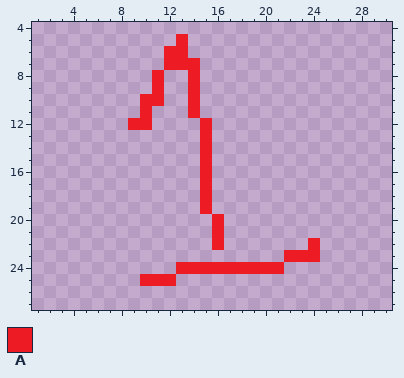
One commit to this pixel-art sprite: src/main/resources/com/letop3/ktsh/images/player/fullHeart.png. That is the earlier state.
The file is 32x32 pixels. Shown: x 1..30, y 4..27.
Palette (. is transparent): A #ed1c24
Pixels before, first column x 9:
 5 ....A...........
 6 ...AA...........
 7 ...AAA..........
 8 ..A..A..........
 9 ..A..A..........
10 .AA..A..........
11 .A...A..........
12 AA....A.........
13 ......A.........
14 ......A.........
15 ......A.........
16 ......A.........
17 ......A.........
18 ......A.........
19 ......A.........
20 .......A........
21 .......A........
22 .......A.......A
23 .............AAA
24 ....AAAAAAAAA...
25 .AAA............
New version:
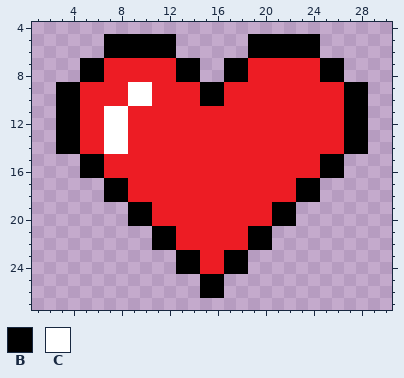
Colours new in this view: B #000000  C #ffffff
Commit message: Modif Botte ErmS, Modif heart.png
Diff:
Changed rows in their new state; - is an unchanged pixel.
first column x 3:
 5 ----BBBBBB.-----BBBBBB----
 6 ----BBBBBB.-----BBBBBB----
 7 --BBAAAAA-BB--BBAAAAAABB--
 8 --BBAAAA-ABB--BBAAAAAABB--
 9 BBAAAACC-AA-BBAAAAAAAAAABB
10 BBAAAACC-AA-BBAAAAAAAAAABB
11 BBAACCA-AAA-AAAAAAAAAAAABB
12 BBAACC--AAAA-AAAAAAAAAAABB
13 BBAACCAAAAAA-AAAAAAAAAAABB
14 BBAACCAAAAAA-AAAAAAAAAAABB
15 --BBAAAAAAAA-AAAAAAAAABB--
16 --BBAAAAAAAA-AAAAAAAAABB--
17 ----BBAAAAAA-AAAAAAABB----
18 ----BBAAAAAA-AAAAAAABB----
19 ------BBAAAA-AAAAABB------
20 ------BBAAAAA-AAAABB------
21 --------BBAAA-AABB--------
22 --------BBAAA-AABB---.----
23 ----------BBAABB---...----
24 ----------BB--BB...-------
25 -------...--BB------------
26 ------------BB------------
Changed places in both pictures, as pixel boxes (x1, y1, x2, y2):
changed: (56, 34, 368, 298)
